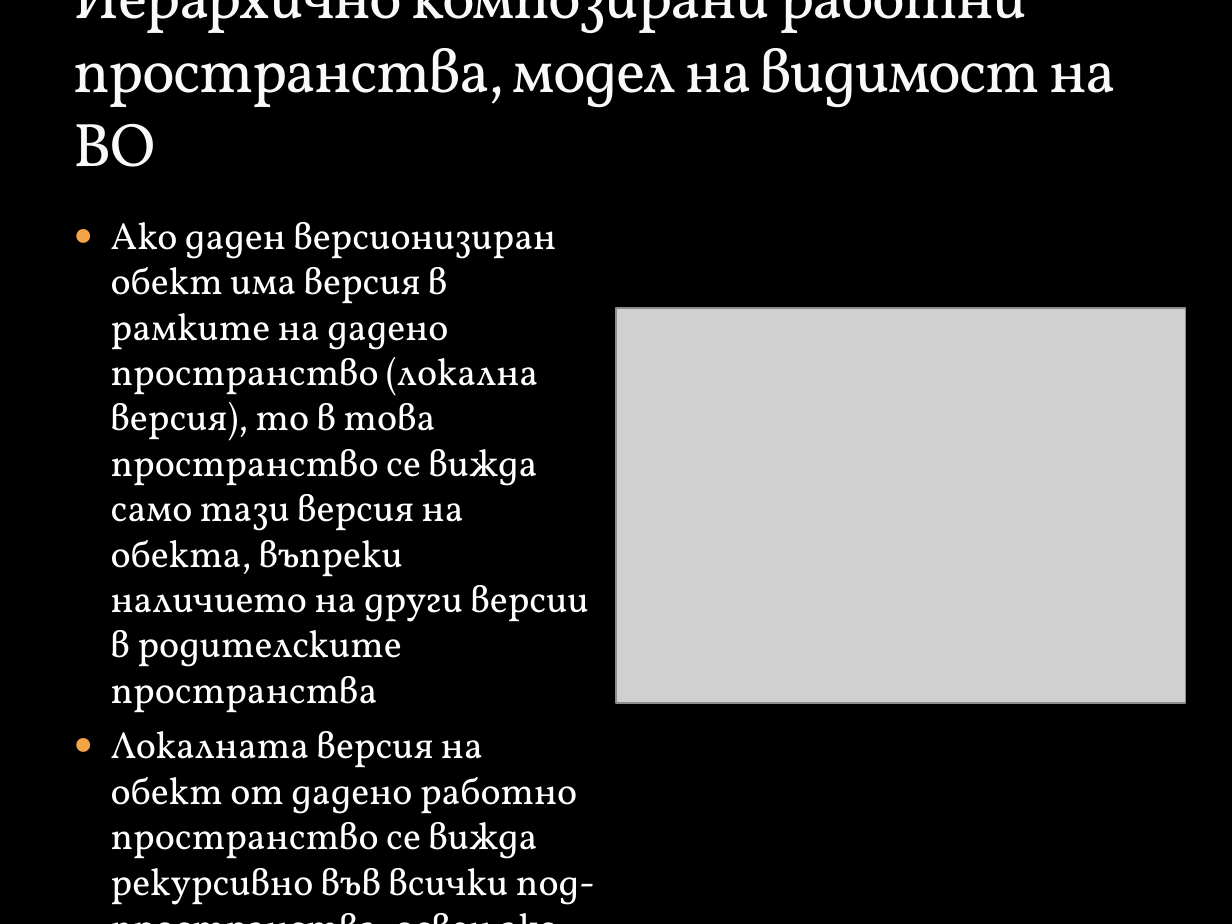
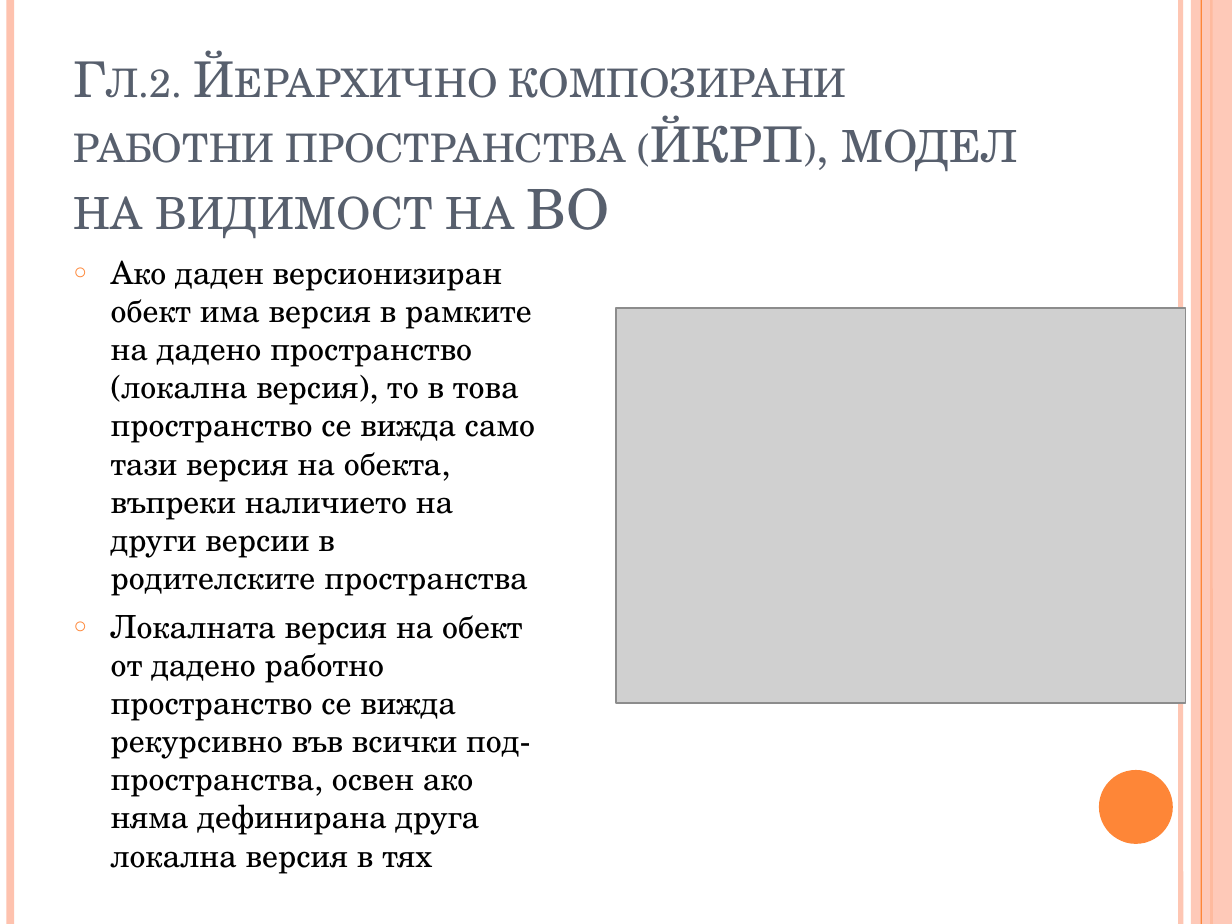
Before and after one commit to vjotov/versia, a slide deck: slide 7 of doc/Presentation.pptx (slide 10 before the commit). Drawn at 1232x924 pixels with LibreOffice and Linux fonts; fonts in the diff are those of the drawing; grey boxes stand for pictures; background and template pictures are left out. Boxes give left, top, right and bottom in pixels: in the first picture for what was removed or moved away, otherwise in the second. Text is boxed around its words. In the diff, an @@ line names an element or a change of style, - is before the commit and + after.

```diff
--- a/doc/Presentation.pptx
+++ b/doc/Presentation.pptx
@@ background picture (left out) to #FFFFFF @@
@@ line added from (10, 0) to (10, 924), #FEC3AE 4.5 pt @@
@@ line added from (1180, 0) to (1180, 924), #FEC3AE 3 pt @@
@@ rectangle added at bbox=[1191, 0, 1232, 924], fill #FEC3AE at 87% opacity @@
@@ line added from (1201, 0) to (1201, 924), #FE8637 0.75 pt @@
@@ line added from (1211, 0) to (1211, 924), #FE8637 1.5 pt @@
@@ title at bbox=[74, 68, 1018, 238]: text changed; size 36 to 28.8 pt; font Vollkorn to TeX Gyre Schola; text colour #F9F9F9 to #575F6D @@
-Йерархично композирани работни пространства, модел на видимост на ВО
+Гл.2. Йерархично композирани работни пространства (ЙКРП), модел на видимост на ВО
@@ text "Ако даден версионизиран обект има ...": place and size @@
-text "Ако даден версионизиран обект има ..." at bbox=[111, 222, 595, 905]
+text "Ако даден версионизиран обект има ..." at bbox=[111, 260, 535, 874]
@@ text "Ако даден версионизиран обект има ..." at bbox=[111, 260, 535, 874]: size 22.1 to 18.6 pt, font Vollkorn to TeX Gyre Schola, text colour #FFFFFF to #000000; bullet ● to ○; bullet colour #F3A447 to #FE8637 @@
@@ ellipse added at bbox=[1099, 770, 1173, 844], fill #FE8637 @@
```
Also in this commit, not shown: 13 other slides changed, 1 slide added, 3 slides removed.
